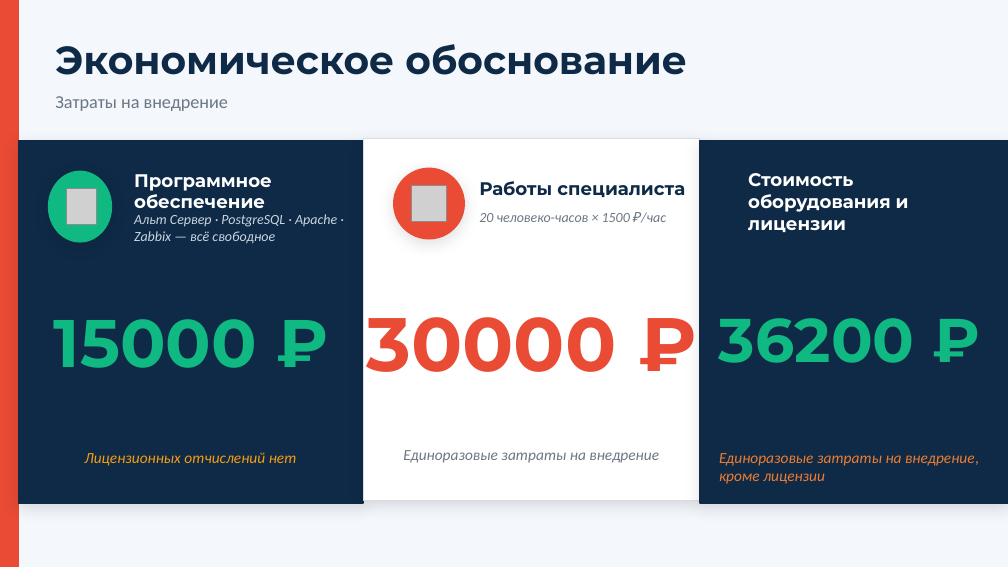
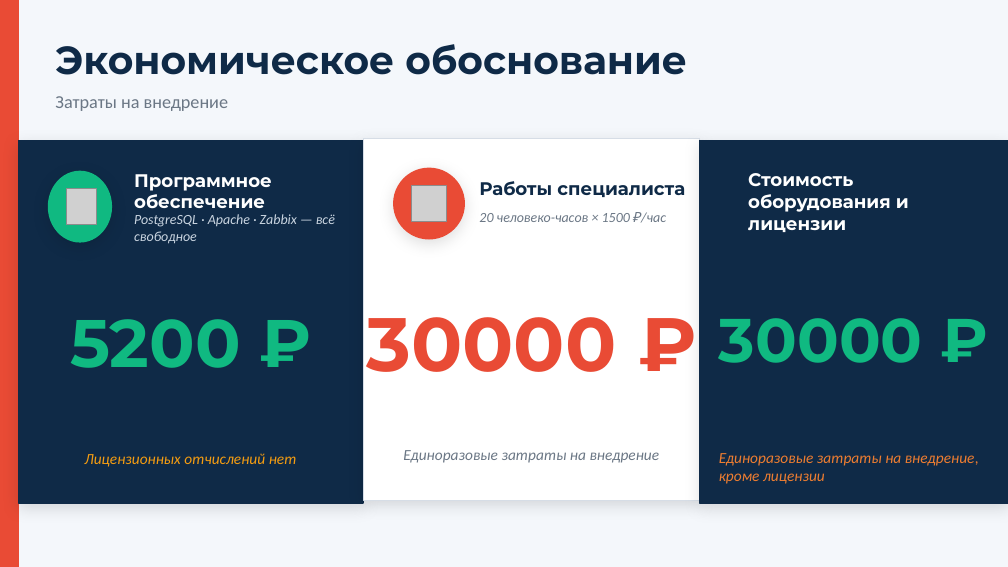
Before and after one commit to koki2222/dimloll, a slide deck: slide 12 of Презентация .pptx. Drawn at 1008x567 pixels with LibreOffice and Linux fonts; fonts in the diff are those of the drawing; grey boxes stand for pictures. Boxes give left, top, right and bottom in pixels: in the first picture for what was removed or moved away, otherwise in the second. Text is boxed around its words. In the diff, an @@ line names an element or a change of style, - is before the commit and + after.

```diff
--- a/Презентация .pptx
+++ b/Презентация .pptx
@@ text at (134,214,335,244): text changed @@
-Альт Сервер · PostgreSQL · Apache · Zabbix — всё свободное
+PostgreSQL · Apache · Zabbix — всё свободное
@@ text at (70,319,241,368): text changed @@
-15000 ₽
+5200 ₽
@@ text at (719,318,923,363): text changed @@
-36200 ₽
+30000 ₽
```
Also in this commit, not shown: 2 other slides changed.
